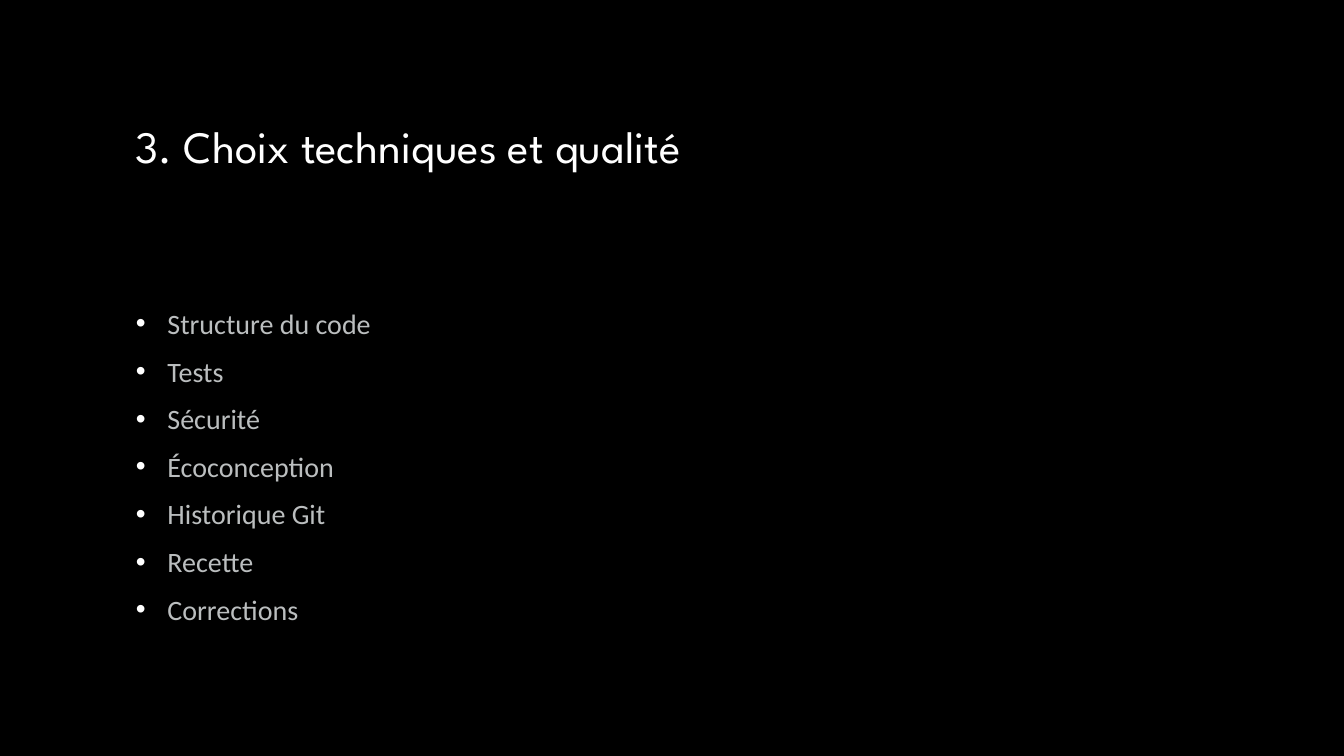
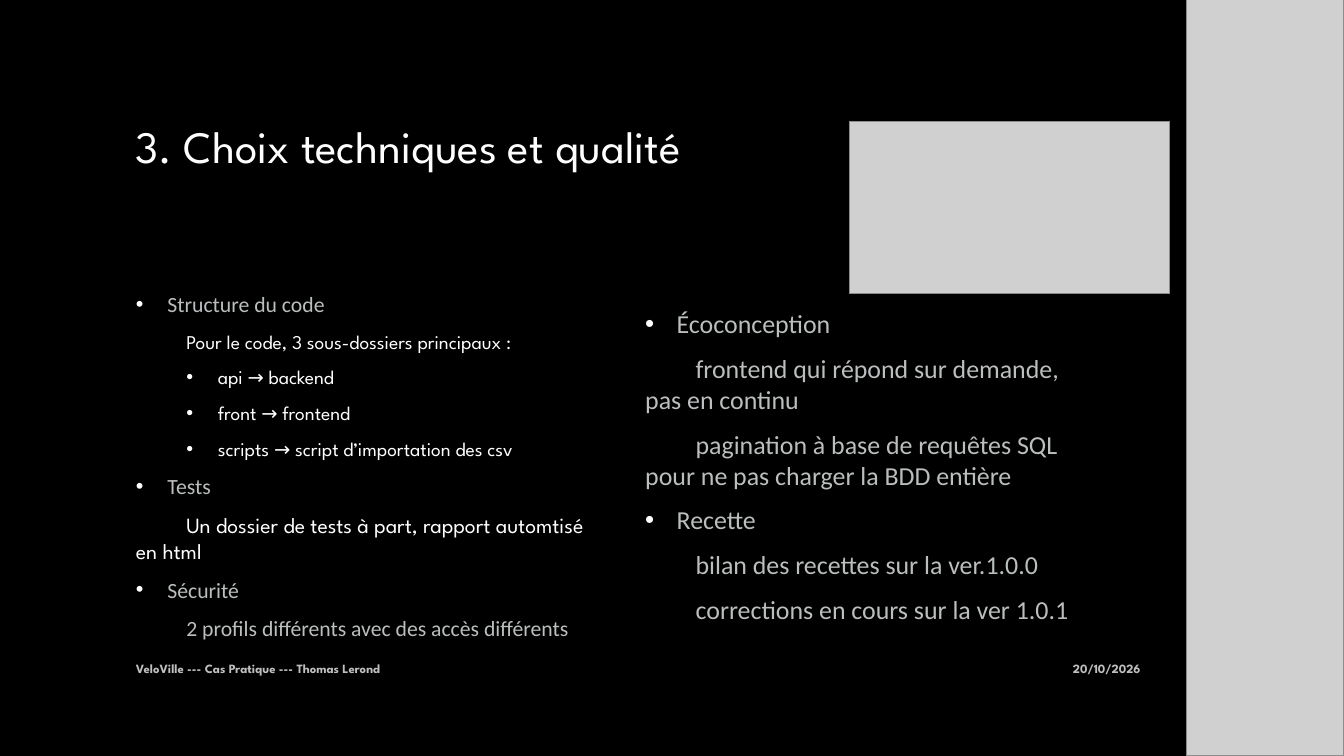
Before and after one commit to thomaslerondphd/VeloVille, a slide deck: slide 13 of ressources/veloville/docs/e02_cas_pratique_VeloVille_Thomas_Lerond.pptx. Drawn at 1344x756 pixels with LibreOffice and Linux fonts; fonts in the diff are those of the drawing; grey boxes stand for pictures; background and template pictures are left out. Boxes give left, top, right and bottom in pixels: in the first picture for what was removed or moved away, otherwise in the second. Text is boxed around its words. In the diff, an @@ line names an element or a change of style, - is before the commit and + after.

```diff
--- a/ressources/veloville/docs/e02_cas_pratique_VeloVille_Thomas_Lerond.pptx
+++ b/ressources/veloville/docs/e02_cas_pratique_VeloVille_Thomas_Lerond.pptx
@@ picture added at (1187, 0, 1344, 756) @@
@@ picture added at (850, 122, 1171, 294) @@
@@ text at (167, 297, 325, 598): size 20 to 15.5 pt in "Structure du code", "Tests", "Sécurité" @@
@@ text added at (645, 312, 1068, 619), 18.5 pt, text #BBBEBF @@
+• Écoconception
+frontend qui répond sur demande, pas en continu
+pagination à base de requêtes SQL pour ne pas charger la BDD entière
+• Recette
+bilan des recettes sur la ver.1.0.0
+corrections en cours sur la ver 1.0.1
@@ text at (186, 335, 512, 460): paragraphs added @@
+  Pour le code, 3 sous-dossiers principaux :
+  • api → backend
+  • front → frontend
+  • scripts → script d’importation des csv
@@ text at (136, 518, 584, 560): paragraph added @@
+Un dossier de tests à part, rapport automtisé en html
@@ text at (186, 621, 568, 640): text changed; size 20 to 15.5 pt @@
-• Écoconception
-• Historique Git
-• Recette
-• Corrections
+2 profils différents avec des accès différents
@@ page number added at (1159, 648, 1220, 689), 9 pt, text #BFBFBF, bold @@
+13
@@ text added at (136, 664, 380, 676), 9 pt, text #BFBFBF, bold @@
+VeloVille --- Cas Pratique --- Thomas Lerond
@@ text added at (1073, 664, 1141, 675), 9 pt, text #BFBFBF, bold @@
+20/10/2026
```
Also in this commit, not shown: 12 other slides changed, 3 other files.
